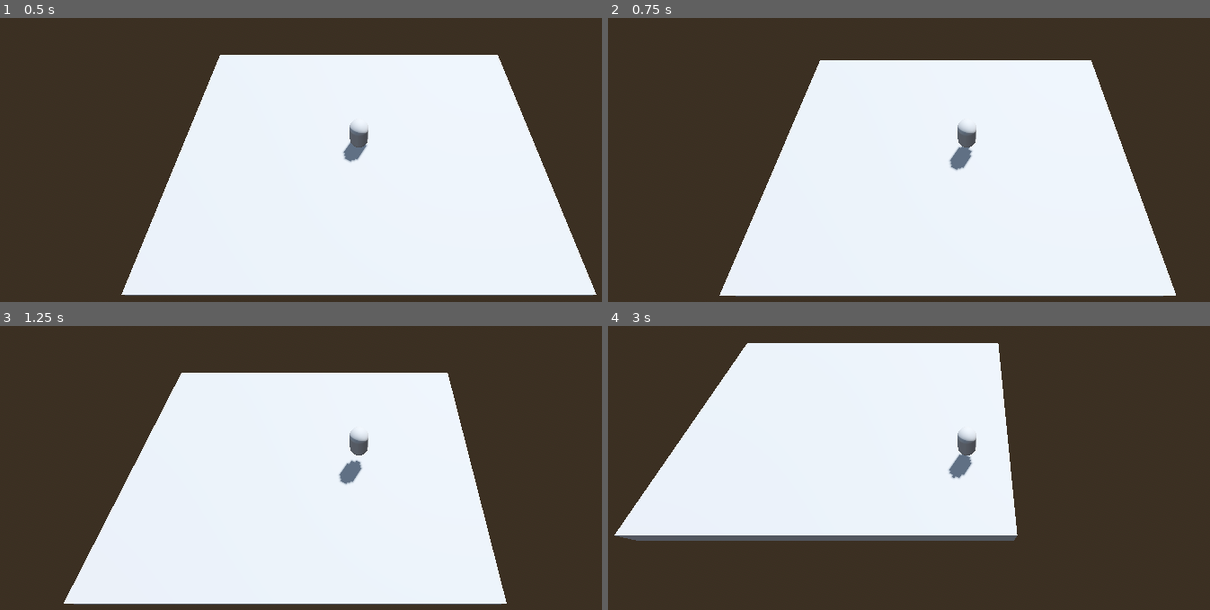
Above: before the commit, frames 1-4 (two rows, left to right).
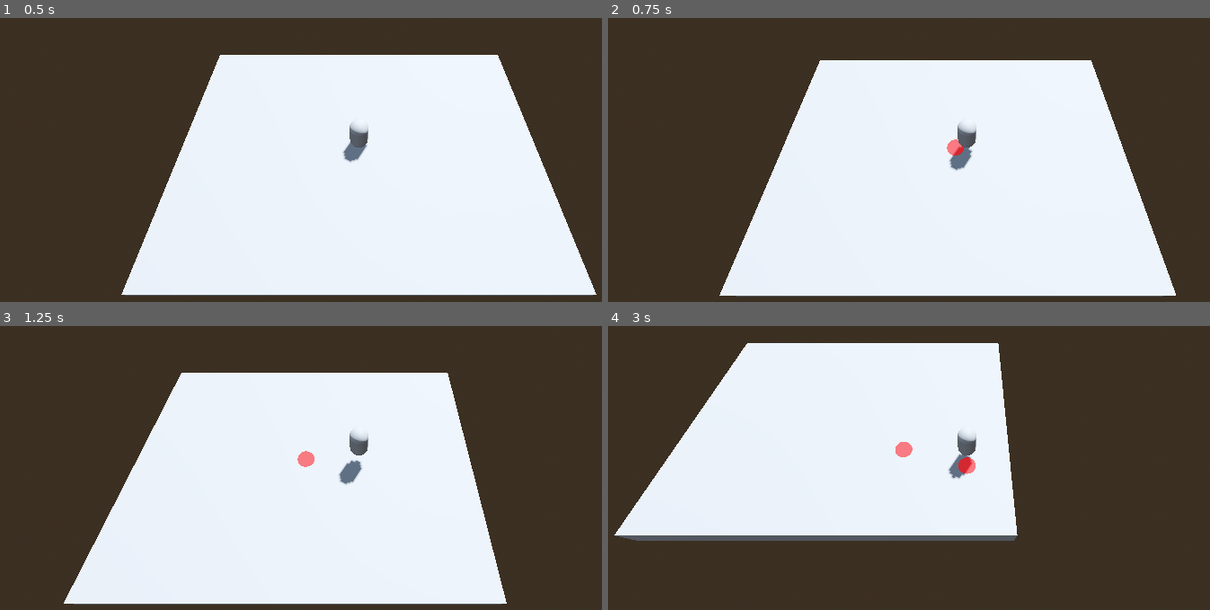
Above: after the commit, the same moments.

Repository: Sikowny/OrcaJam2023
Game: Godot game, scene res://Scenes/Levels/world.tscn
Two runs of this game, one before a commit and one after it. Both use one fixed random seed, a clock stepped at 60 frames per second and the inputs below.
Inputs:
- Up to frame 1 (0.5 s): no input
- Up to frame 2 (0.75 s): hold D (move_right) from 0.53 s (still down); tap Space (key_jump) at 0.6 s
- Up to frame 3 (1.25 s): keep holding D (move_right); tap Space (key_jump) at 0.77, 1.07 s
- Up to frame 4 (3 s): release D (move_right) at 1.28 s; hold S (move_down) 1.28-2.03 s; tap Space (key_jump) at 1.35, 1.52, 1.82, 2.1, 2.85 s; hold D (move_right) 2.03-2.78 s; hold W (move_up) from 2.78 s (still down)

Frame 1 is identical in both runs. In frame 2, 0.1% of the frame differs, in the area x 56-60%, y 42-49%; in frame 3, 0.1%; in frame 4, 0.3%, in the area x 47-62%, y 40-53%.

Commit message:
update input. hitboxes

Diff:
--- /dev/null
+++ b/Scenes/hitbox.gd
@@ -0,0 +1,18 @@
+extends Area3D
+
+@export var SPEED: float = 0.0
+@export var direction: Vector3 = Vector3.ZERO
+
+var lifeTime = 120;
+
+# Called when the node enters the scene tree for the first time.
+func _ready() -> void:
+	pass
+	#reparent($"../..")
+
+
+# Called every frame. 'delta' is the elapsed time since the previous frame.
+func _process(delta: float) -> void:
+	position += direction * SPEED
+	if(lifeTime <= 0): queue_free()
+	if(lifeTime): lifeTime -= 1
--- /dev/null
+++ b/Scenes/hitbox.tscn
@@ -0,0 +1,24 @@
+[gd_scene load_steps=5 format=3 uid="uid://b3pgm0qpp5mb4"]
+
+[ext_resource type="Script" path="res://Scenes/hitbox.gd" id="1_8inq8"]
+
+[sub_resource type="SphereShape3D" id="SphereShape3D_4u50v"]
+
+[sub_resource type="StandardMaterial3D" id="StandardMaterial3D_thhf7"]
+transparency = 1
+shading_mode = 0
+diffuse_mode = 3
+specular_mode = 2
+albedo_color = Color(1, 0, 0, 0.588235)
+
+[sub_resource type="SphereMesh" id="SphereMesh_xk4wu"]
+
+[node name="Hitbox" type="Area3D"]
+script = ExtResource("1_8inq8")
+
+[node name="CollisionShape3D" type="CollisionShape3D" parent="."]
+shape = SubResource("SphereShape3D_4u50v")
+
+[node name="MeshInstance3D" type="MeshInstance3D" parent="CollisionShape3D"]
+material_override = SubResource("StandardMaterial3D_thhf7")
+mesh = SubResource("SphereMesh_xk4wu")
--- a/Scenes/player.gd
+++ b/Scenes/player.gd
@@ -6,16 +6,24 @@
 const FRICTION = 1.0
 const ACCELERATION = 1.0
 
+@onready var spring_arm: SpringArm3D = $SpringArm3D
+@onready var facing_ray: RayCast3D = $Facing
+var hitbox = preload("res://Scenes/hitbox.tscn")
+
+
 # Get the gravity from the project settings to be synced with RigidBody nodes.
 var gravity: float = ProjectSettings.get_setting("physics/3d/default_gravity")
-@onready var spring_arm: SpringArm3D = $SpringArm3D
 
 var input_move: Vector2 = Vector2.ZERO;
+
+var facing: Vector3 = Vector3.ZERO;
 
 
 func _ready() -> void:
 	spring_arm.spring_length = 15;
 	spring_arm.rotation.x = -45;
+	facing_ray.target_position = Vector3(0,0,4);
+
 
 
 func _physics_process(delta: float) -> void:
@@ -36,9 +44,11 @@
 func handle_jump():
 	if Input.is_action_just_pressed("key_jump") and is_on_floor():
 		velocity.y = JUMP_VELOCITY
+		create_hitbox()
 
 func handle_movement():
 	var direction := (transform.basis * Vector3(input_move.x, 0, input_move.y)).normalized()
+	update_facing(direction)
 	if direction:
 		velocity.x = move_toward(velocity.x, direction.x * SPEED, ACCELERATION)
 		velocity.z = move_toward(velocity.z, direction.z * SPEED, ACCELERATION)
@@ -48,3 +58,13 @@
 
 func handle_gravity(delta):
 	if not is_on_floor(): velocity.y -= gravity * delta
+
+func update_facing(direction):
+	if direction == Vector3.ZERO: return;
+	facing = direction.normalized()
+	facing_ray.target_position = facing*4 #for debuging
+
+func create_hitbox():
+	var new_hitbox = hitbox.instantiate()
+	new_hitbox.position = position
+	add_sibling(new_hitbox) # add this node to parent of player
--- a/Scenes/player.tscn
+++ b/Scenes/player.tscn
@@ -8,7 +8,7 @@
 
 [sub_resource type="SeparationRayShape3D" id="SeparationRayShape3D_go117"]
 
-[node name="CharacterBody3D" type="CharacterBody3D"]
+[node name="player" type="CharacterBody3D"]
 script = ExtResource("1_lkaus")
 
 [node name="CollisionShape3D" type="CollisionShape3D" parent="."]
@@ -24,3 +24,7 @@
 spring_length = 2.0
 
 [node name="Camera3D" type="Camera3D" parent="SpringArm3D"]
+
+[node name="Facing" type="RayCast3D" parent="."]
+transform = Transform3D(3, 0, 0, 0, 3, 0, 0, 0, 3, 0, 1.07908, 0)
+target_position = Vector3(0, 0, 4)
--- a/project.godot
+++ b/project.godot
@@ -25,39 +25,47 @@
 move_up={
 "deadzone": 0.5,
 "events": [Object(InputEventKey,"resource_local_to_scene":false,"resource_name":"","device":-1,"window_id":0,"alt_pressed":false,"shift_pressed":false,"ctrl_pressed":false,"meta_pressed":false,"pressed":false,"keycode":0,"physical_keycode":87,"key_label":0,"unicode":119,"echo":false,"script":null)
+, Object(InputEventJoypadMotion,"resource_local_to_scene":false,"resource_name":"","device":-1,"axis":1,"axis_value":-1.0,"script":null)
 ]
 }
 move_down={
 "deadzone": 0.5,
 "events": [Object(InputEventKey,"resource_local_to_scene":false,"resource_name":"","device":-1,"window_id":0,"alt_pressed":false,"shift_pressed":false,"ctrl_pressed":false,"meta_pressed":false,"pressed":false,"keycode":0,"physical_keycode":83,"key_label":0,"unicode":115,"echo":false,"script":null)
+, Object(InputEventJoypadMotion,"resource_local_to_scene":false,"resource_name":"","device":-1,"axis":1,"axis_value":1.0,"script":null)
 ]
 }
 move_left={
 "deadzone": 0.5,
 "events": [Object(InputEventKey,"resource_local_to_scene":false,"resource_name":"","device":-1,"window_id":0,"alt_pressed":false,"shift_pressed":false,"ctrl_pressed":false,"meta_pressed":false,"pressed":false,"keycode":0,"physical_keycode":65,"key_label":0,"unicode":97,"echo":false,"script":null)
+, Object(InputEventJoypadMotion,"resource_local_to_scene":false,"resource_name":"","device":-1,"axis":0,"axis_value":-1.0,"script":null)
 ]
 }
 move_right={
 "deadzone": 0.5,
 "events": [Object(InputEventKey,"resource_local_to_scene":false,"resource_name":"","device":-1,"window_id":0,"alt_pressed":false,"shift_pressed":false,"ctrl_pressed":false,"meta_pressed":false,"pressed":false,"keycode":0,"physical_keycode":68,"key_label":0,"unicode":100,"echo":false,"script":null)
+, Object(InputEventJoypadMotion,"resource_local_to_scene":false,"resource_name":"","device":-1,"axis":0,"axis_value":1.0,"script":null)
 ]
 }
 key_jump={
 "deadzone": 0.5,
 "events": [Object(InputEventKey,"resource_local_to_scene":false,"resource_name":"","device":-1,"window_id":0,"alt_pressed":false,"shift_pressed":false,"ctrl_pressed":false,"meta_pressed":false,"pressed":false,"keycode":0,"physical_keycode":32,"key_label":0,"unicode":32,"echo":false,"script":null)
+, Object(InputEventJoypadButton,"resource_local_to_scene":false,"resource_name":"","device":-1,"button_index":0,"pressure":0.0,"pressed":true,"script":null)
 ]
 }
 key_action1={
 "deadzone": 0.5,
-"events": []
+"events": [Object(InputEventJoypadButton,"resource_local_to_scene":false,"resource_name":"","device":-1,"button_index":1,"pressure":0.0,"pressed":true,"script":null)
+]
 }
 key_action2={
 "deadzone": 0.5,
-"events": []
+"events": [Object(InputEventJoypadButton,"resource_local_to_scene":false,"resource_name":"","device":-1,"button_index":2,"pressure":0.0,"pressed":true,"script":null)
+]
 }
 key_action3={
 "deadzone": 0.5,
-"events": []
+"events": [Object(InputEventJoypadButton,"resource_local_to_scene":false,"resource_name":"","device":-1,"button_index":3,"pressure":0.0,"pressed":true,"script":null)
+]
 }
 key_action4={
 "deadzone": 0.5,
